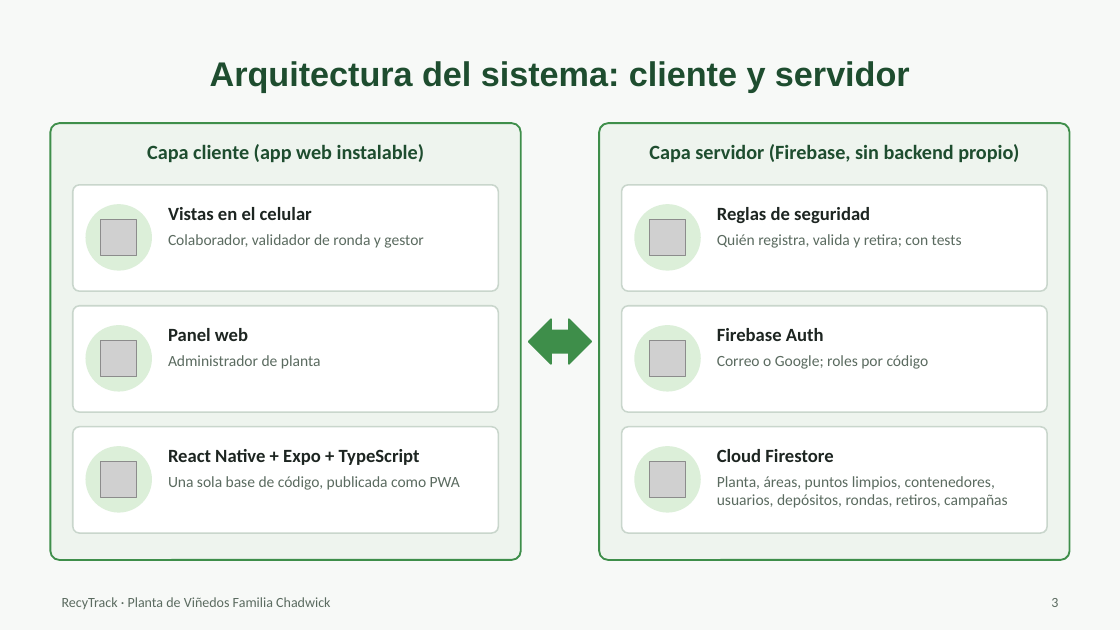
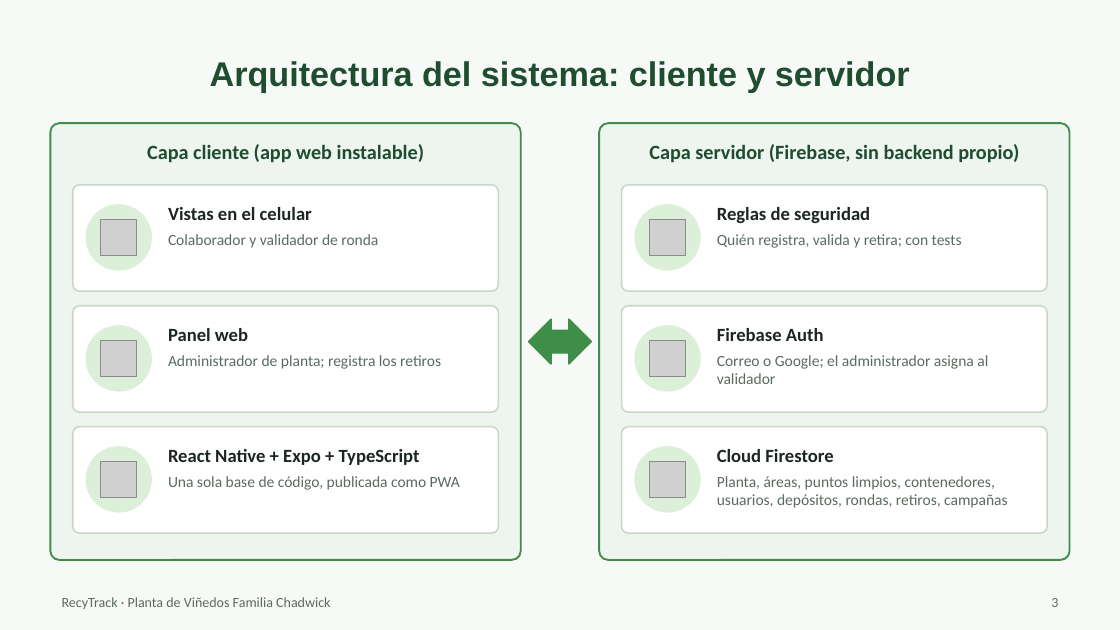
Before and after one commit to AlvaroAjg/Capstone-Ecotrack, a slide deck: slide 3 of Fase 1/Evidencias Grupales/Presentación Proyecto.pptx. Drawn at 1120x630 pixels with LibreOffice and Linux fonts; fonts in the diff are those of the drawing; grey boxes stand for pictures. Boxes give left, top, right and bottom in pixels: in the first picture for what was removed or moved away, otherwise in the second. Text is boxed around its words. In the diff, an @@ line names an element or a change of style, - is before the commit and + after.

Commit message:
Actualizar presentaciones de Fase 1 al modelo de tres roles

```diff
--- a/Fase 1/Evidencias Grupales/Presentación Proyecto.pptx
+++ b/Fase 1/Evidencias Grupales/Presentación Proyecto.pptx
@@ text at box(168, 234, 378, 248): text changed @@
-Colaborador, validador de ronda y gestor
+Colaborador y validador de ronda
@@ text at box(168, 355, 441, 369): text changed @@
-Administrador de planta
+Administrador de planta; registra los retiros
@@ text at box(717, 355, 988, 384): text changed @@
-Correo o Google; roles por código
+Correo o Google; el administrador asigna al validador
```
Also in this commit, not shown: 3 other slides changed, 1 other file.
